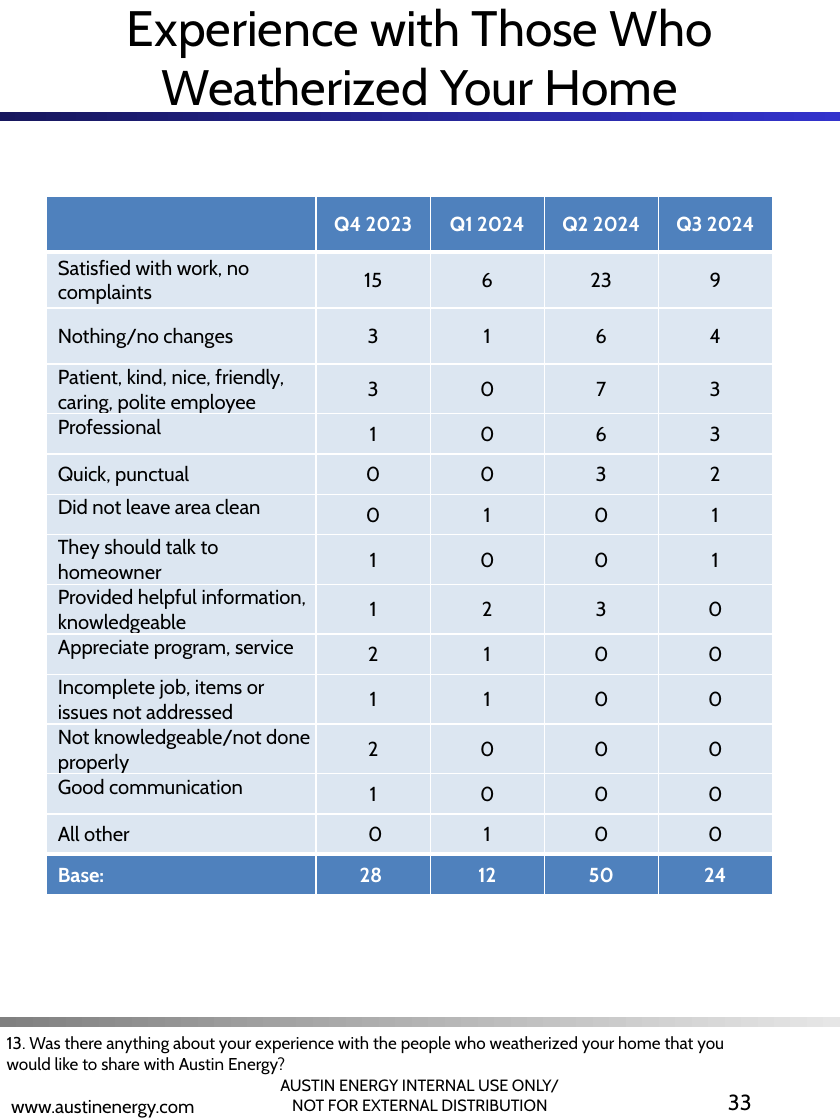
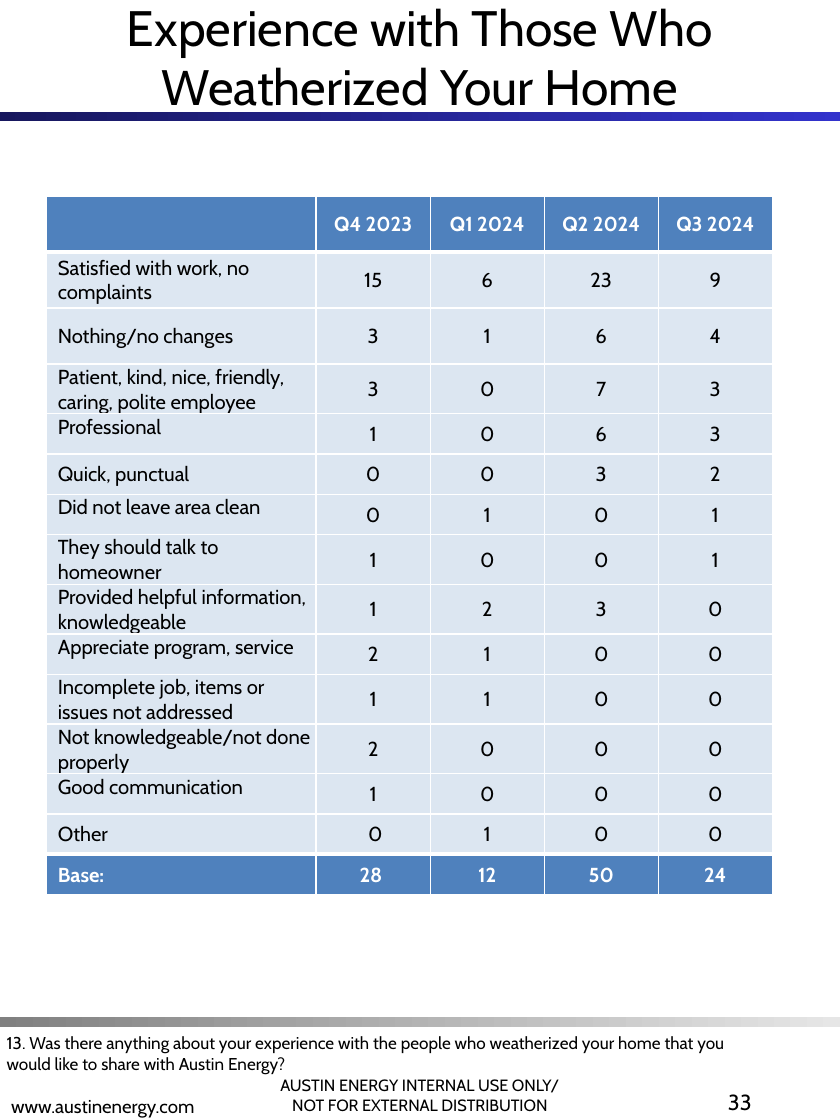
Before and after one commit to jellohead/AE_LIW_automation, a slide deck: slide 33 of src/AE_LIW_automation/resources/9751 LIW Report FY2024 Q3 11232024.pptx. Drawn at 840x1120 pixels with LibreOffice and Linux fonts; fonts in the diff are those of the drawing; background and template pictures are left out. Boxes give left, top, right and bottom in pixels: in the first picture for what was removed or moved away, otherwise in the second. Text is boxed around its words. In the diff, an @@ line names an element or a change of style, - is before the commit and + after.

```diff
--- a/src/AE_LIW_automation/resources/9751 LIW Report FY2024 Q3 11232024.pptx
+++ b/src/AE_LIW_automation/resources/9751 LIW Report FY2024 Q3 11232024.pptx
@@ table at [47,196,774,894] @@
-row 14, column 1: All other
+row 14, column 1: Other
```
Also in this commit, not shown: 2 other slides changed, 6 other files.
